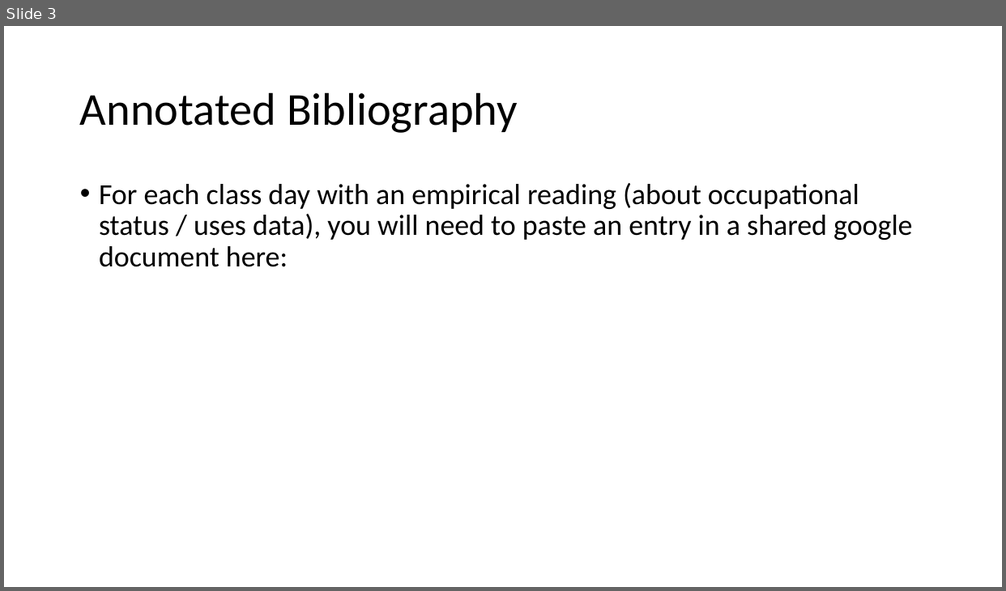
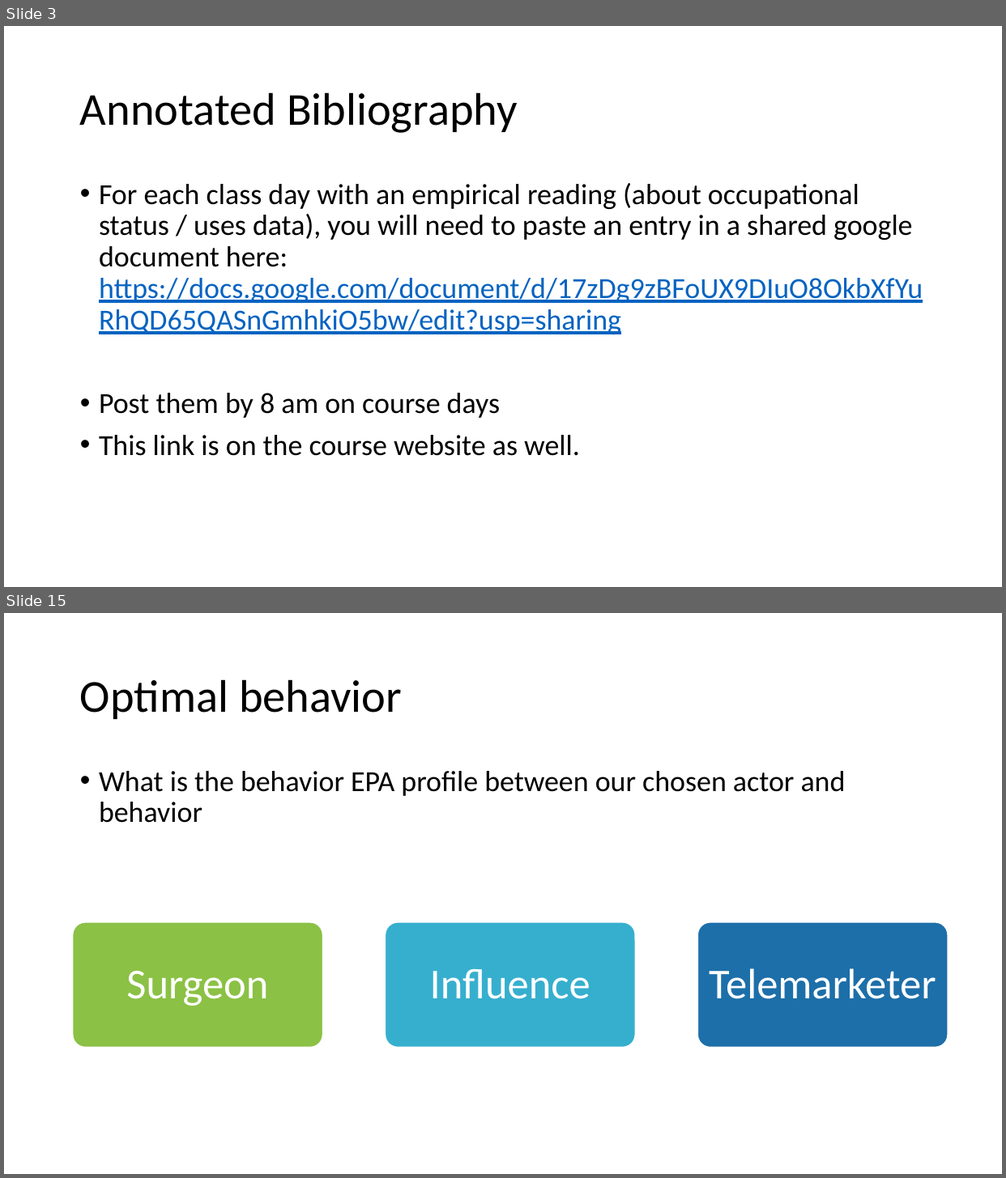
Before and after one commit to ekmaloney/soc490s, a slide deck: slides/feb17.pptx. Shown one above the other, each under a label of ours: slide 3 before the commit, slides 3 and 15 after it; the slides between them are not shown. The pictures are 1006x591 and 1006x1178 pixels, drawn with LibreOffice and Linux fonts; fonts in the diff are those of the drawing. Boxes give left, top, right and bottom in pixels: in the first picture for what was removed or moved away, otherwise in the second. Text is boxed around its words. In the diff, an @@ line names an element or a change of style, - is before the commit and + after.

```diff
--- a/slides/feb17.pptx
+++ b/slides/feb17.pptx
@@ slide 15 added at (x1=4, y1=613, x2=1002, y2=1174), background #FFFFFF @@
@@ title added at (x1=80, y1=679, x2=402, y2=719), 44 pt, text #000000 @@
+Optimal behavior
@@ text added at (x1=99, y1=771, x2=846, y2=823), 28 pt, text #000000 @@
+• What is the behavior EPA profile between our chosen actor and behavior
@@ group added at (x1=73, y1=922, x2=948, y2=1047): 3 rounded rectangles, 3 texts @@
+Surgeon
+Influence
+Telemarketer
@@ slide 3 changed as well @@
@@ text at (x1=99, y1=183, x2=923, y2=456): text changed @@
-• For each class day with an empirical reading (about occupational status / uses data), you will need to paste an entry in a shared google document here:
+• For each class day with an empirical reading (about occupational status / uses data), you will need to paste an entry in a shared google document here: https://docs.google.com/document/d/17zDg9zBFoUX9DIuO8OkbXfYuRhQD65QASnGmhkiO5bw/edit?usp=sharing
+• Post them by 8 am on course days
+• This link is on the course website as well.
```
Also in this commit, not shown: 2 other slides changed, 22 other slides added, 17 other files.
